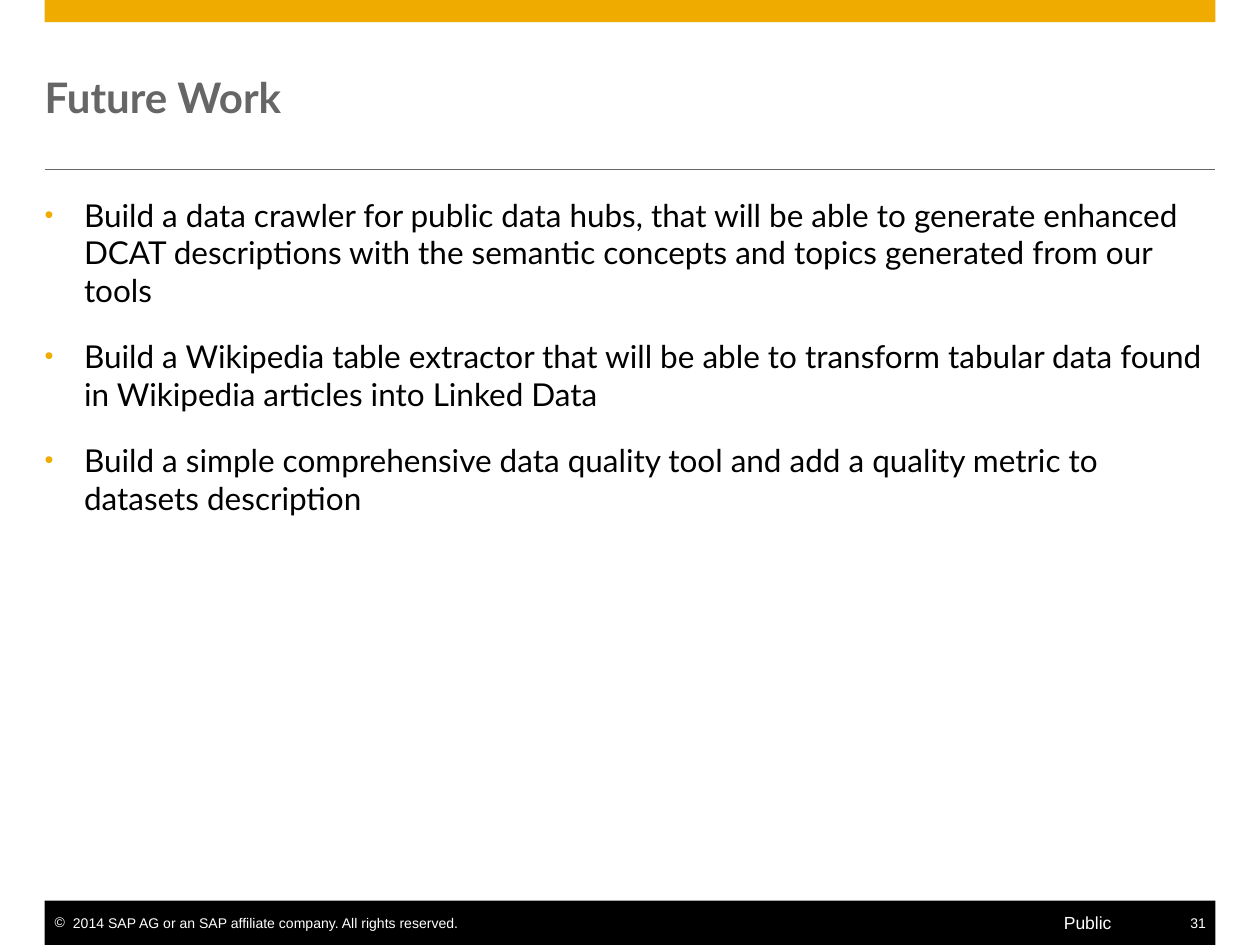
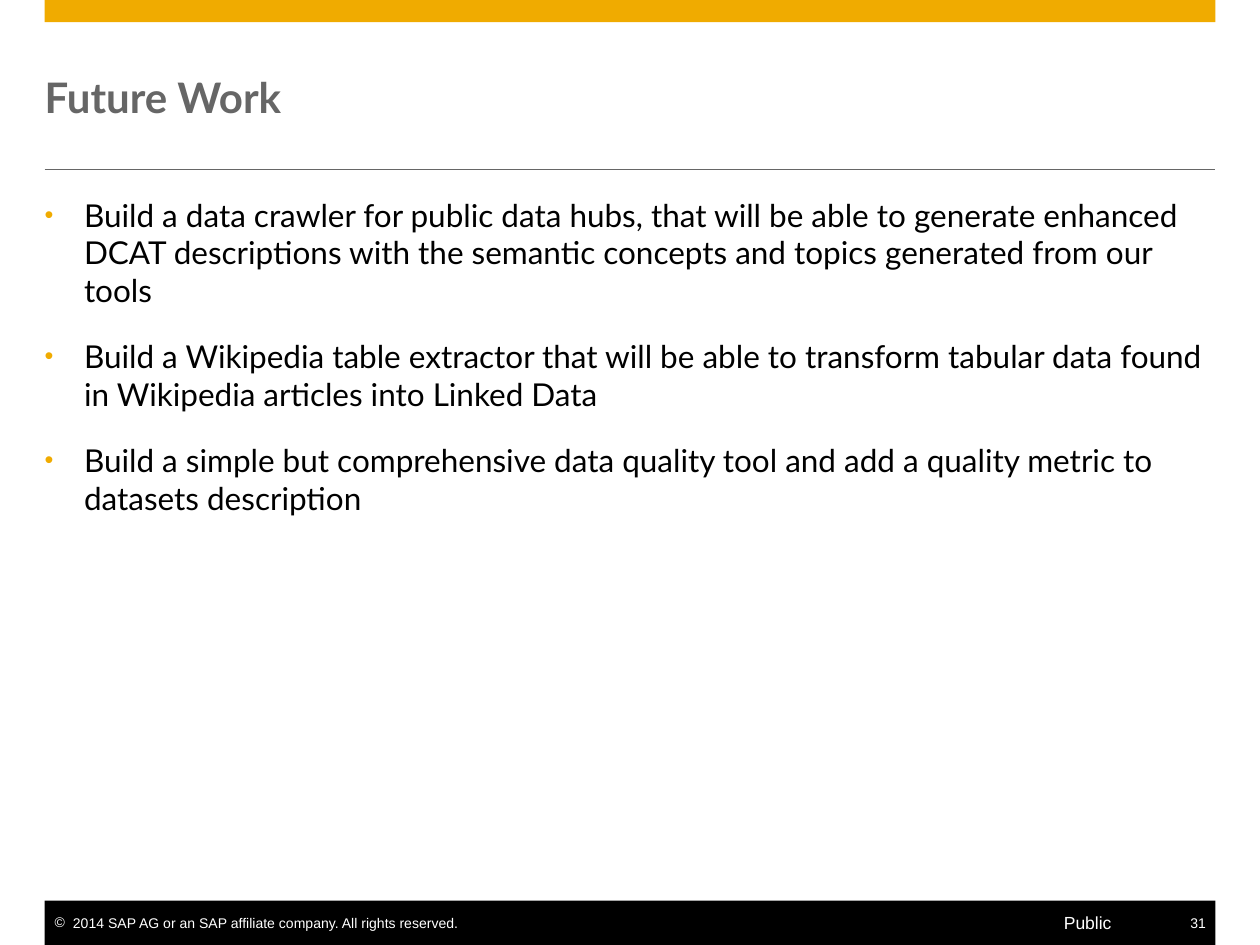
Before and after one commit to S-c-H-i-Z-o/PhD, a slide deck: slide 31 of Progress Reports CIFRE & Workplans/PhD Interim Report/presentation/Self-Service Data Provisioning through Semantic Enrichment of Data - Updated.pptx. Drawn at 1260x945 pixels with LibreOffice and Linux fonts; fonts in the diff are those of the drawing. Boxes give left, top, right and bottom in pixels: in the first picture for what was removed or moved away, otherwise in the second. Text is boxed around its words. In the diff, an @@ line names an element or a change of style, - is before the commit and + after.

```diff
--- a/Progress Reports CIFRE & Workplans/PhD Interim Report/presentation/Self-Service Data Provisioning through Semantic Enrichment of Data - Updated.pptx
+++ b/Progress Reports CIFRE & Workplans/PhD Interim Report/presentation/Self-Service Data Provisioning through Semantic Enrichment of Data - Updated.pptx
@@ text at <box>84,448,1152,516</box>: text changed @@
-• Build a simple comprehensive data quality tool and add a quality metric to datasets description
+• Build a simple but comprehensive data quality tool and add a quality metric to datasets description
```
Also in this commit, not shown: 3 other slides changed.
